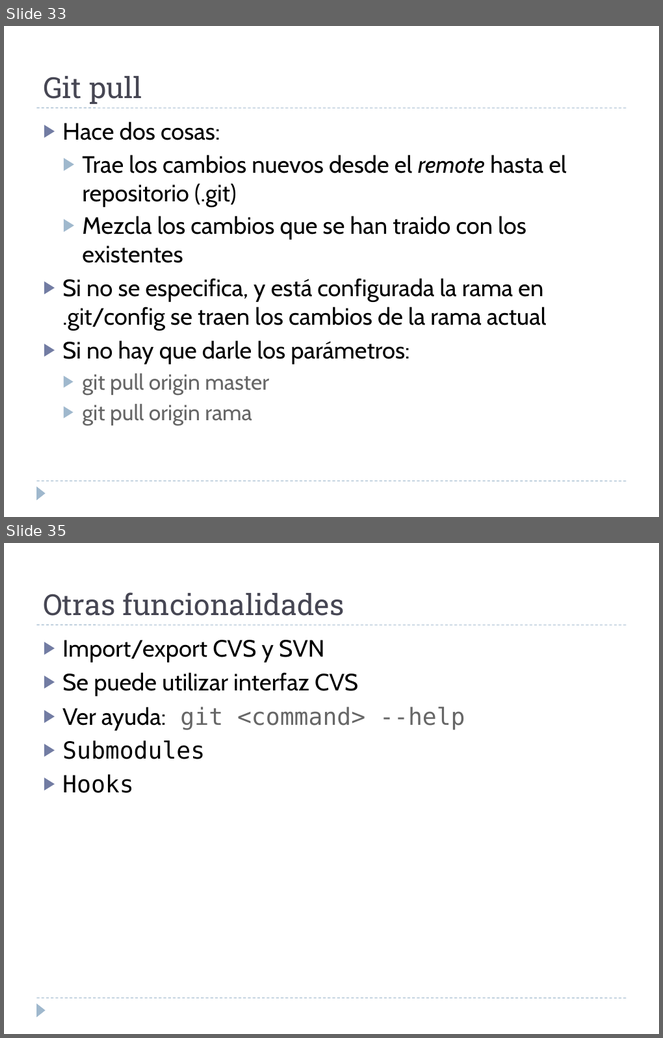
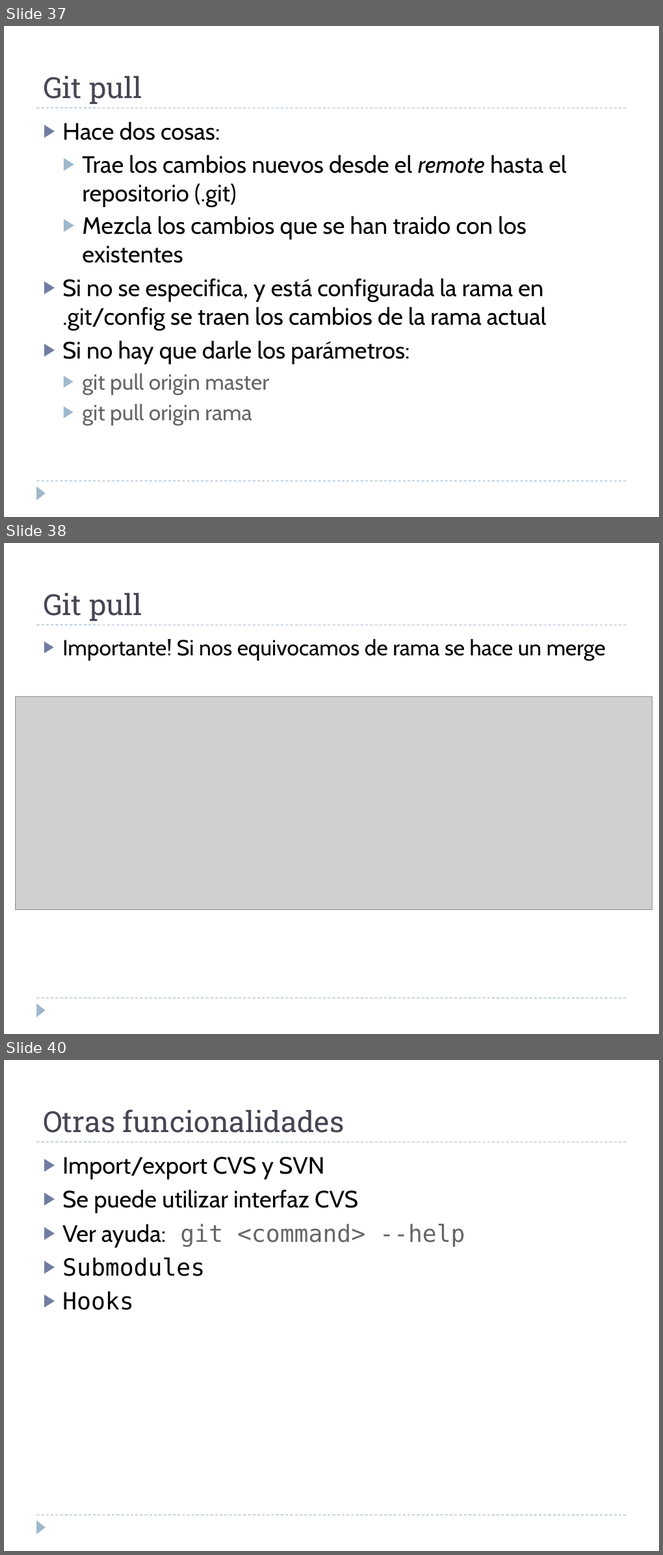
Before and after one commit to martina-if/curso_git, a slide deck: GIT.ppt. Shown one above the other, each under a label of ours: slides 33 and 35 before the commit, slides 37, 38 and 40 after it; the slides between them are not shown. The pictures are 663x1038 and 663x1555 pixels, drawn with LibreOffice and Linux fonts; fonts in the diff are those of the drawing; grey boxes stand for pictures. Boxes give left, top, right and bottom in pixels: in the first picture for what was removed or moved away, otherwise in the second. Text is boxed around its words. In the diff, an @@ line names an element or a change of style, - is before the commit and + after.

```diff
--- a/GIT.ppt
+++ b/GIT.ppt
@@ slide 38 added at [4,543,659,1034], background #FFFFFF; not listed: 3 template elements that a slide beside it also shows @@
@@ text added at [43,593,142,621], 32 pt, text #464653 @@
+Git pull
@@ text added at [62,639,606,661], 24 pt, text #000000 @@
+▶ Importante! Si nos equivocamos de rama se hace un merge
@@ picture added at [16,697,653,910] @@
@@ what was slide 33 is now slide 37 @@
@@ what was slide 35 is now slide 40 @@
```
Also in this commit, not shown: 3 slides changed, 4 other slides added.
